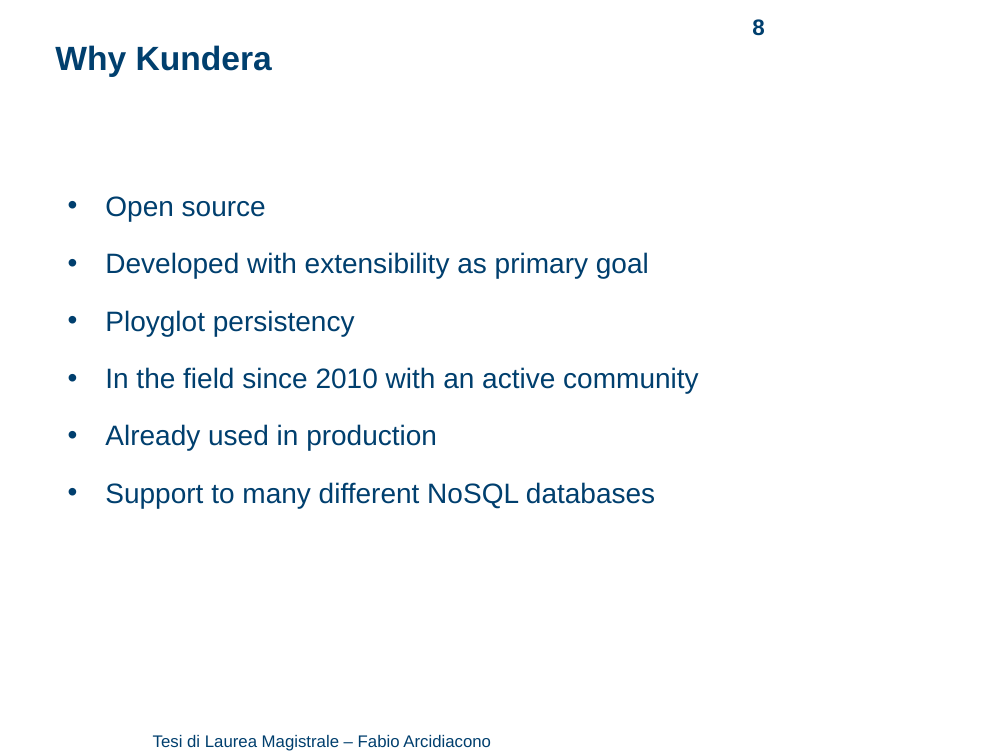
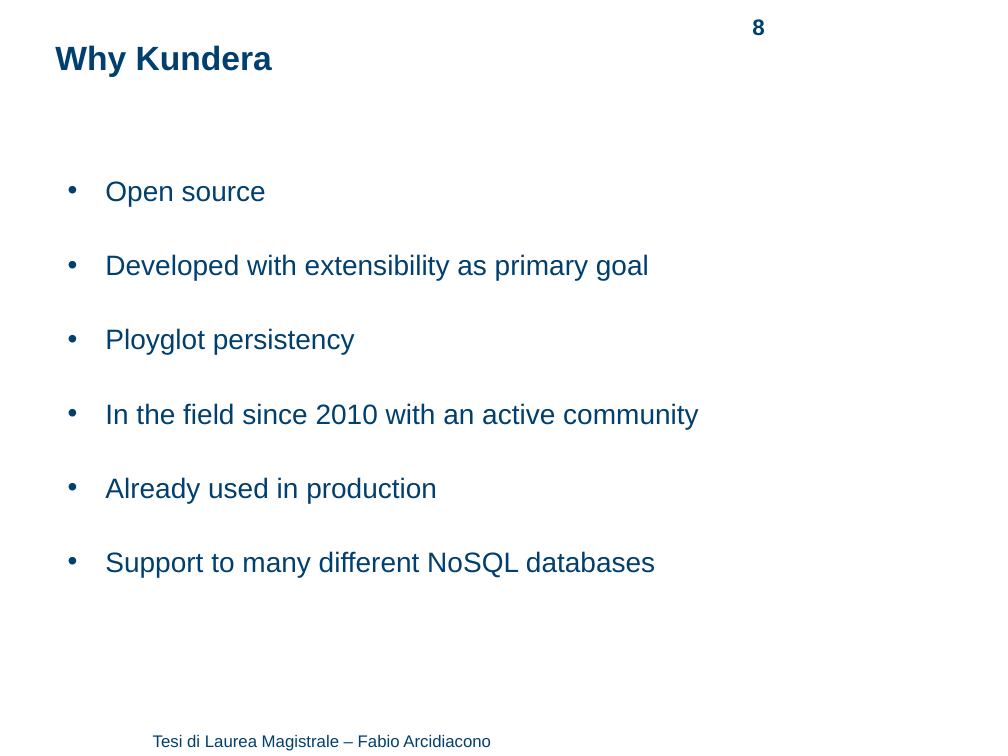
Before and after one commit to arci/thesis, a slide deck: slide 8 of presentation/ThesisPresentation.pptx. Drawn at 1008x756 pixels with LibreOffice and Linux fonts; fonts in the diff are those of the drawing; background and template pictures are left out. Boxes give left, top, right and bottom in pixels: in the first picture for what was removed or moved away, otherwise in the second. Text is boxed around its words. In the diff, an @@ line names an element or a change of style, - is before the commit and + after.

```diff
--- a/presentation/ThesisPresentation.pptx
+++ b/presentation/ThesisPresentation.pptx
@@ text "Open source" moved from (x1=105, y1=196, x2=698, y2=508) to (x1=105, y1=181, x2=698, y2=577) @@
@@ text "Open source" at (x1=105, y1=181, x2=698, y2=577): line spacing 1.5 to 2 @@
```
Also in this commit, not shown: 7 other slides changed, 4 other files.
